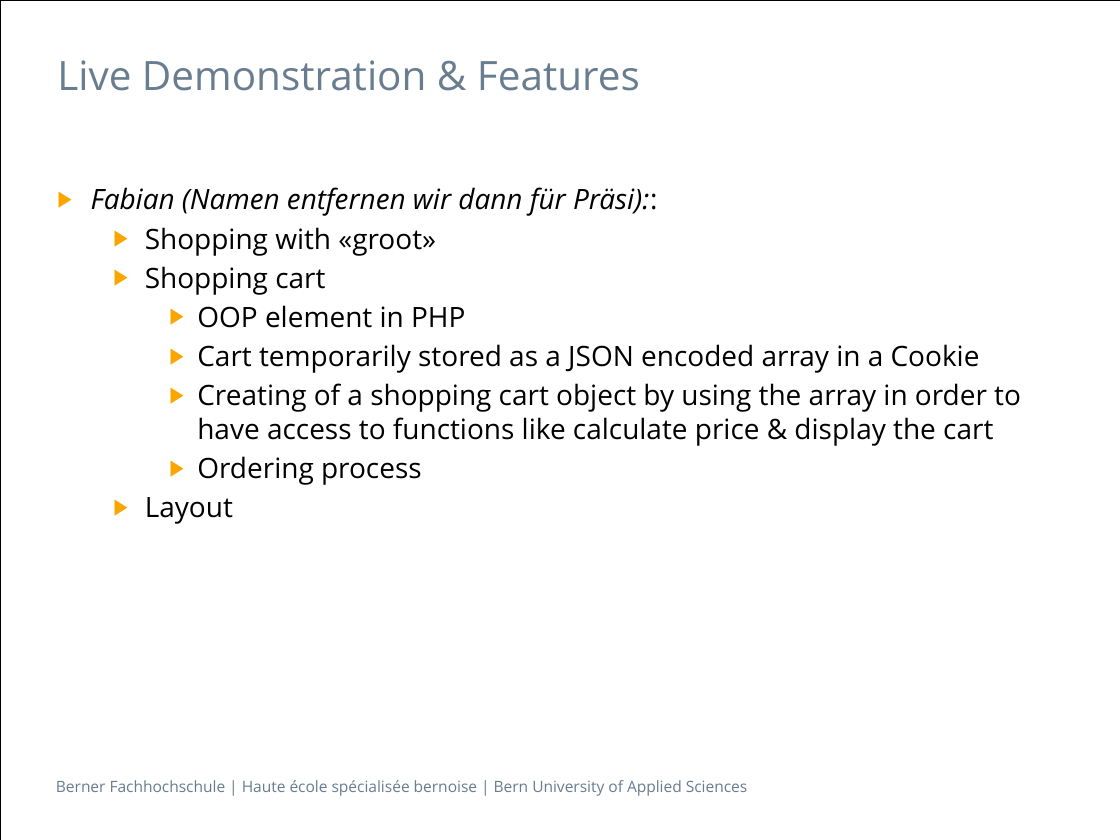
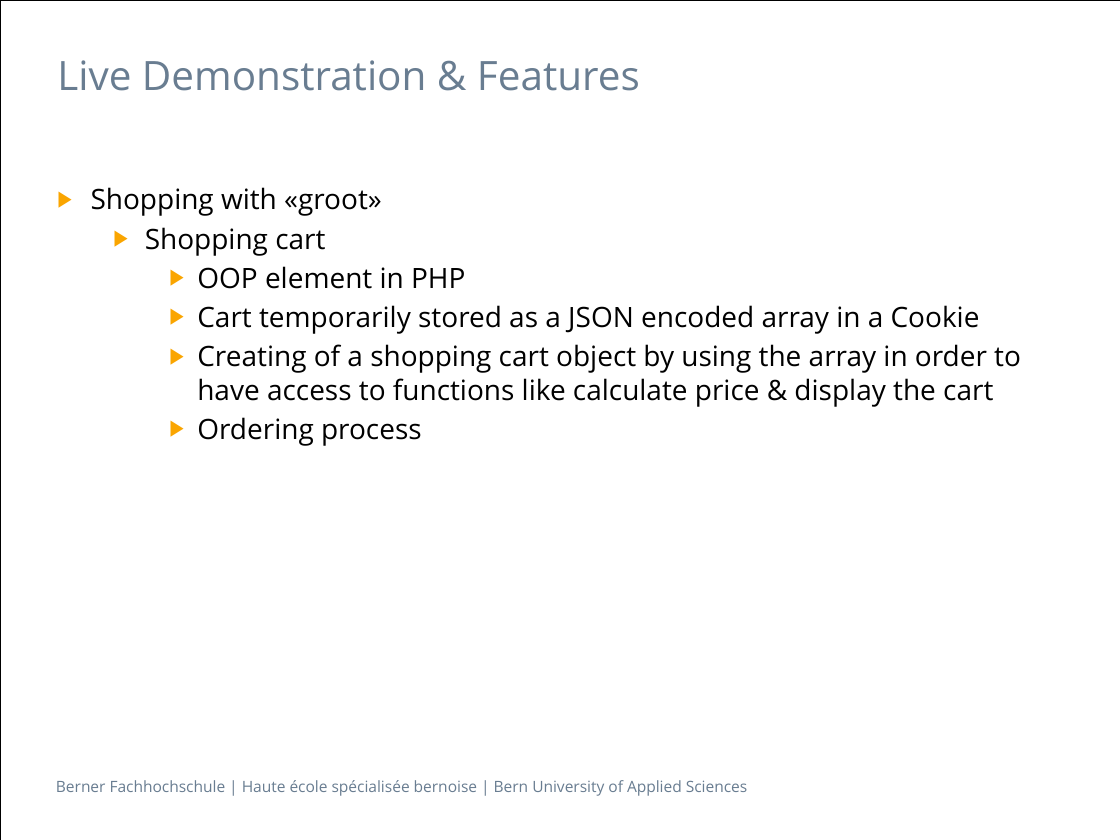
Before and after one commit to Makae/ch.bfh.bti7054.w2014.q.groot, a slide deck: slide 9 of trunk/doc/Presentation.pptx. Drawn at 1120x840 pixels with LibreOffice and Linux fonts; fonts in the diff are those of the drawing. Boxes give left, top, right and bottom in pixels: in the first picture for what was removed or moved away, otherwise in the second. Text is boxed around its words. In the diff, an @@ line names an element or a change of style, - is before the commit and + after.

```diff
--- a/trunk/doc/Presentation.pptx
+++ b/trunk/doc/Presentation.pptx
@@ text at <box>91,187,658,216</box>: paragraph removed @@
-▶ Fabian (Namen entfernen wir dann für Präsi)::
@@ text at <box>91,187,382,216</box>: list level 2 to 1 in "Shopping with «groot»" @@
@@ text at <box>145,497,233,524</box>: paragraph removed @@
-  ▶ Layout
```
Also in this commit, not shown: 1 other slide changed.
